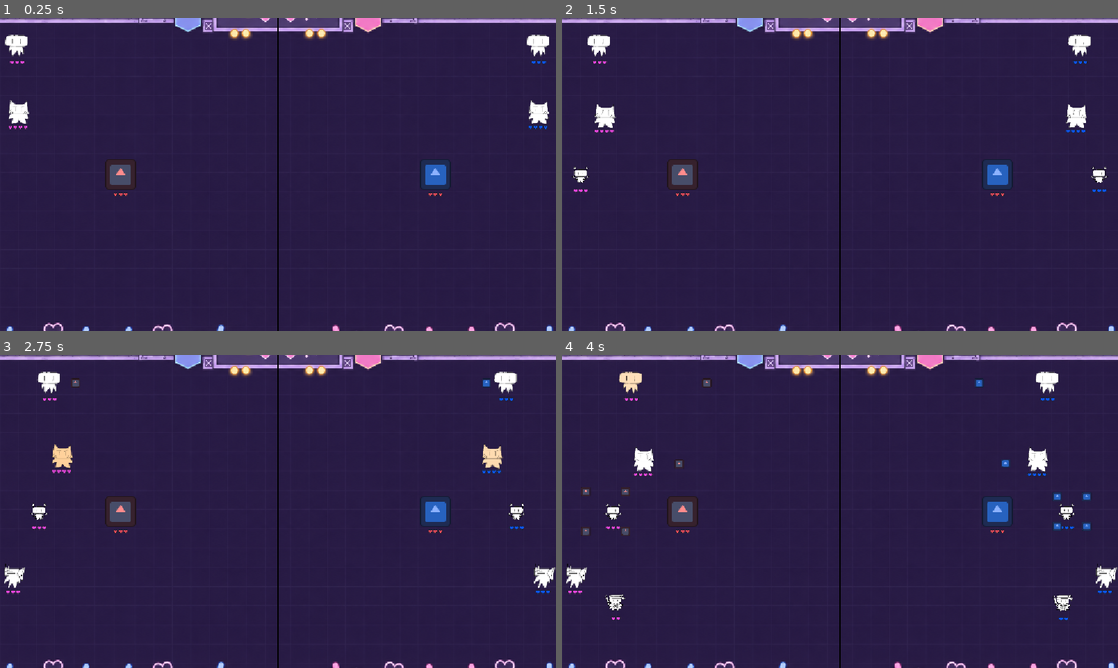
Above: before the commit, frames 1-4 (two rows, left to right).
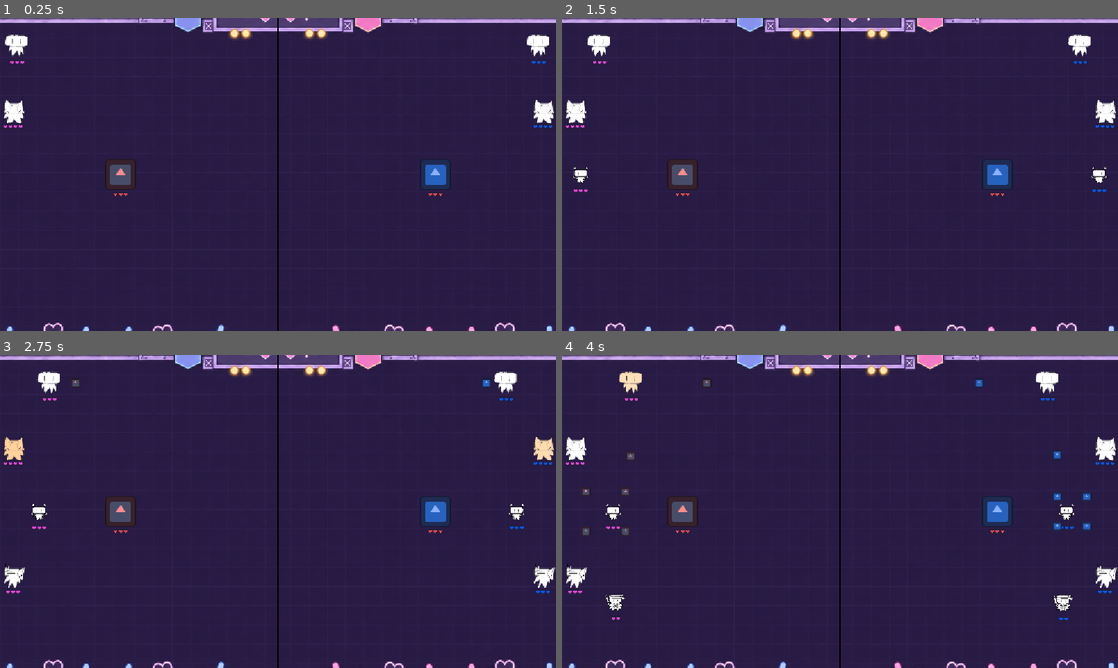
Above: after the commit, the same moments.

Repository: Benzenism/2026-IT-ARENA-GAME-JAM-TEAM-2
Game: Godot game, scene res://scenes/test/fan_player_test.tscn
Two runs of this game, one before a commit and one after it. Both use one fixed random seed, a clock stepped at 60 frames per second and the inputs below. This scene is started directly instead of the project's main scene. The engine's default icon, where the game draws it, is replaced by a stand-in: a white triangle on a blue panel in a dark square.
Inputs:
- Up to frame 1 (0.25 s): no input
- Up to frame 2 (1.5 s): no input
- Up to frame 3 (2.75 s): no input
- Up to frame 4 (4 s): no input

The runs differ from the first frame. In frame 1, 0.4% of the frame differs, in the area x 0-100%, y 26-36%; in frame 2, 0.9%; in frame 3, 0.9%; in frame 4, 1.0%, in the area x 0-100%, y 26-39%.

Commit message:
feat: limit anti fan chase range

Diff:
--- a/behaviors/movement/chase_movement.gd
+++ b/behaviors/movement/chase_movement.gd
@@ -2,10 +2,13 @@
 
 @export var stopping_distance: float = 200.0
 @export var resume_distance: float = 240.0
+@export var max_chase_distance: float = 600.0
+@export var reacquire_distance: float = 550.0
 @export var separation_radius: float = 112.0
 @export var separation_strength: float = 1.5
 
 var is_approaching := true
+var target_in_range := true
 
 
 func get_direction(fan: Fan) -> Vector2:
@@ -13,7 +16,12 @@
 	if fan.has_active_target():
 		var offset := fan.enemy_player.global_position - fan.global_position
 		var distance := offset.length()
-		if distance <= stopping_distance:
+		var chase_limit := maxf(0.0, max_chase_distance)
+		if distance > chase_limit:
+			target_in_range = false
+		elif distance <= clampf(reacquire_distance, 0.0, chase_limit):
+			target_in_range = true
+		if not target_in_range or distance <= stopping_distance:
 			is_approaching = false
 		elif distance >= maxf(stopping_distance, resume_distance):
 			is_approaching = true
